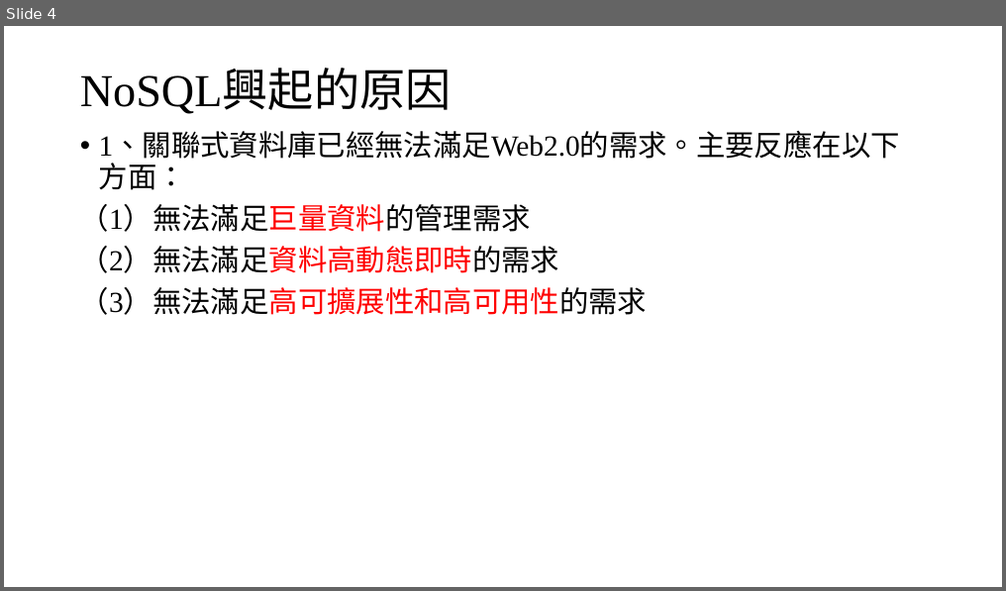
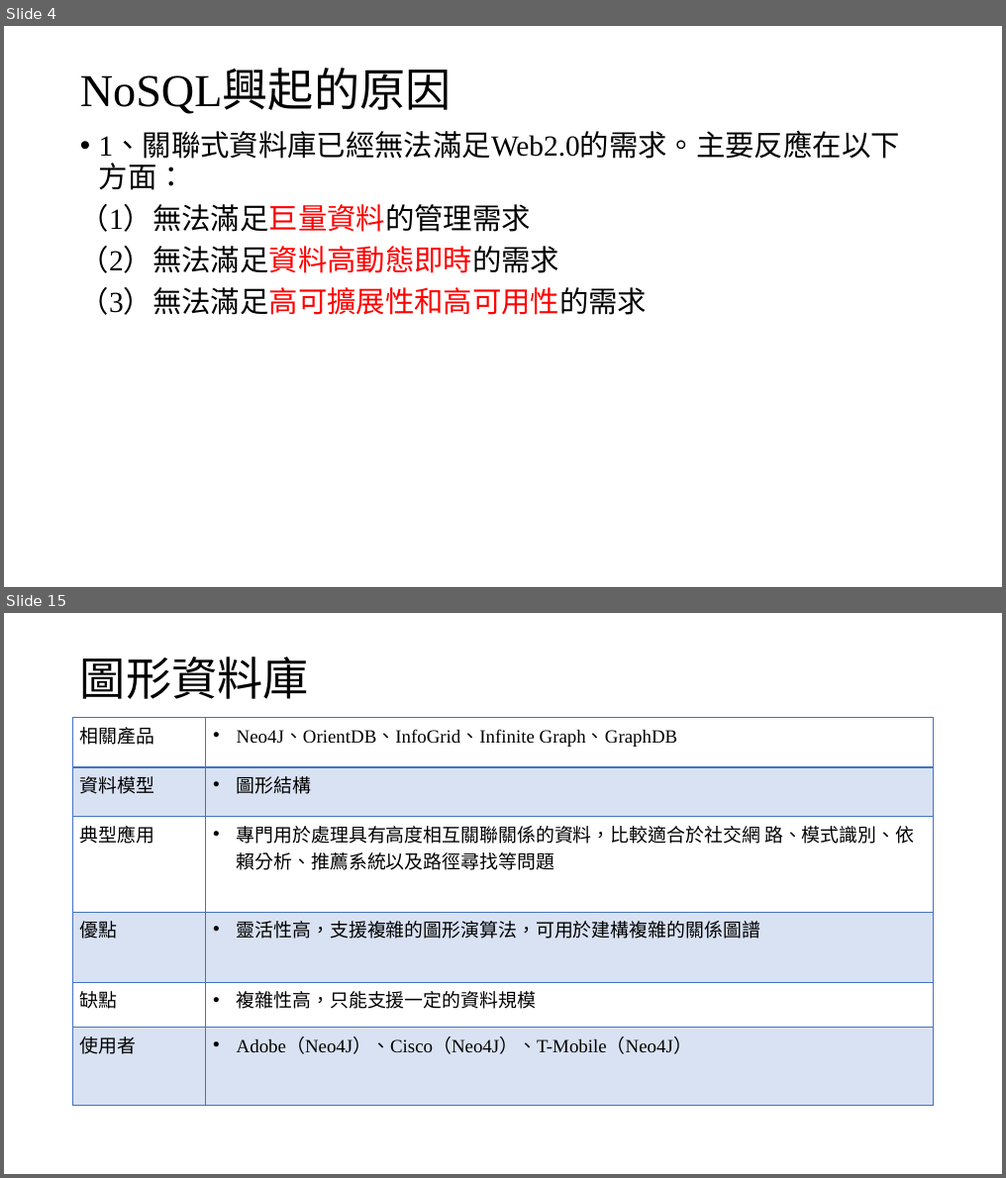
Before and after one commit to YuLiYangBryant/NoSQLReport, a slide deck: NoSQL.pptx. Shown one above the other, each under a label of ours: slide 4 before the commit, slides 4 and 15 after it; the slides between them are not shown. The pictures are 1006x591 and 1006x1178 pixels, drawn with LibreOffice and Linux fonts; fonts in the diff are those of the drawing. Boxes give left, top, right and bottom in pixels: in the first picture for what was removed or moved away, otherwise in the second. Text is boxed around its words. In the diff, an @@ line names an element or a change of style, - is before the commit and + after.

```diff
--- a/NoSQL.pptx
+++ b/NoSQL.pptx
@@ slide 15 added at [4,613,1002,1174], background #FFFFFF @@
@@ title added at [80,657,309,699], 44 pt, text #000000 @@
+圖形資料庫
@@ table added at [73,718,934,1106], 6 rows, 2 columns @@
+相關產品 | Neo4J、OrientDB、InfoGrid、Infinite Graph、GraphDB
+資料模型 | 圖形結構
+典型應用 | 專門用於處理具有高度相互關聯關係的資料，比較適合於社交網 路、模式識別、依賴分析、推薦系統以及路徑尋找等問題
+優點 | 靈活性高，支援複雜的圖形演算法，可用於建構複雜的關係圖譜
+缺點 | 複雜性高，只能支援一定的資料規模
+使用者 | Adobe（Neo4J）、Cisco（Neo4J）、T-Mobile（Neo4J）
```
Also in this commit, not shown: 22 other slides added.
